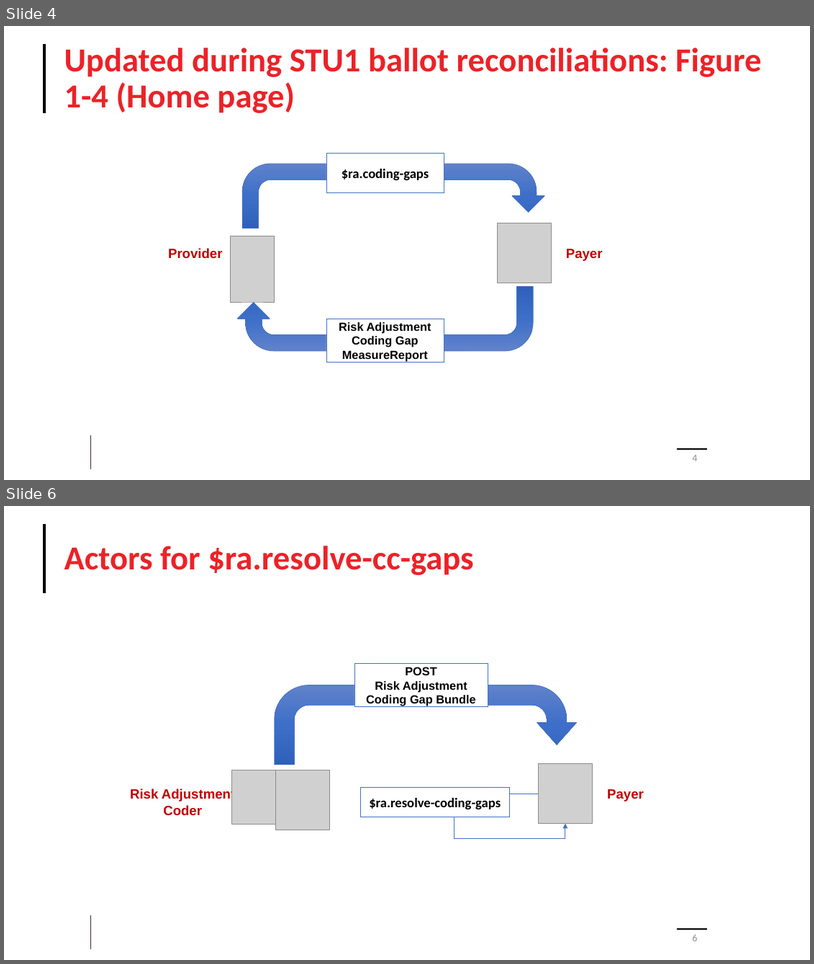
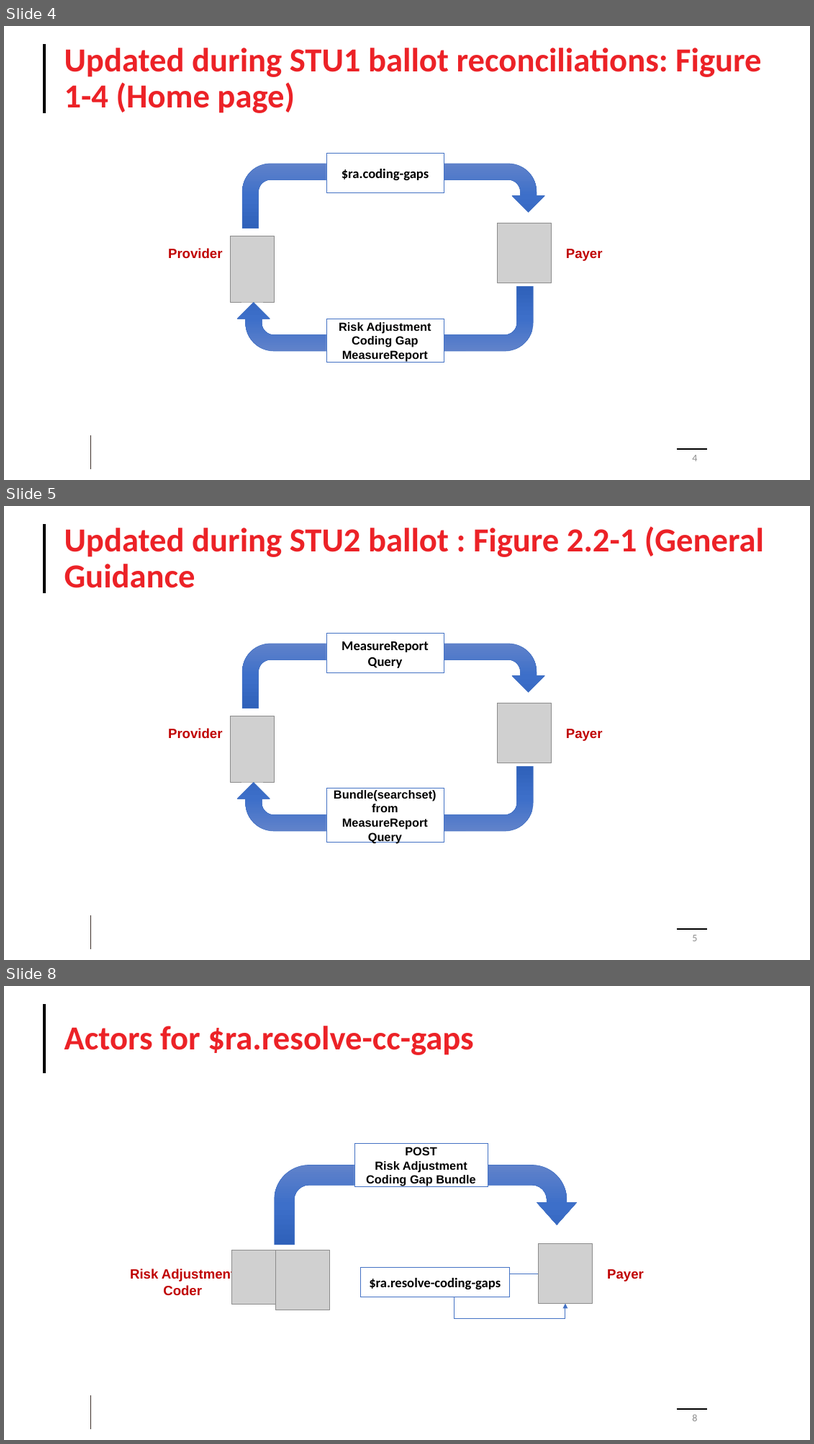
Before and after one commit to HL7/davinci-ra, a slide deck: input/images/Source/Risk Adjustment Images.pptx. Shown one above the other, each under a label of ours: slides 4 and 6 before the commit, slides 4, 5 and 8 after it; the slides between them are not shown. The pictures are 814x964 and 814x1444 pixels, drawn with LibreOffice and Linux fonts; fonts in the diff are those of the drawing; grey boxes stand for pictures; background and template pictures are left out. Boxes give left, top, right and bottom in pixels: in the first picture for what was removed or moved away, otherwise in the second. Text is boxed around its words. In the diff, an @@ line names an element or a change of style, - is before the commit and + after.

Commit message:
Updated for changes to new methodology including General-guidance, Report-generation, Report-query, and Remediation.  Includes updates to images

```diff
--- a/input/images/Source/Risk Adjustment Images.pptx
+++ b/input/images/Source/Risk Adjustment Images.pptx
@@ slide 5 added at <box>4,506,810,960</box>, background #FFFFFF; not listed: 3 template elements that a slide beside it also shows @@
@@ title added at <box>64,526,764,588</box>, 40 pt, text #EC2227, bold @@
+Updated during STU2 ballot : Figure 2.2-1 (General Guidance
@@ rectangle added at <box>327,633,444,672</box>, fill #FFFFFF, outline #4472C4 0.5 pt, 16 pt, text #000000, bold @@
+MeasureReport Query
@@ uturn arrow added at <box>242,644,545,708</box>, fill gradient #6183CB to #3E70CA to #3062BB, outline #4472C4 0.5 pt @@
@@ picture added at <box>231,716,275,782</box> @@
@@ picture added at <box>498,703,551,762</box> @@
@@ text added at <box>168,728,222,739</box>, 16 pt, text #C00000, bold @@
+Provider
@@ text added at <box>566,728,603,741</box>, 16 pt, text #C00000, bold @@
+Payer
@@ uturn arrow added at <box>237,766,533,831</box>, fill gradient #6183CB to #3E70CA to #3062BB, outline #4472C4 0.5 pt @@
@@ rectangle added at <box>327,788,444,842</box>, fill #FFFFFF, outline #4472C4 0.5 pt, 14 pt, text #000000, bold @@
+Bundle(searchset) from MeasureReport Query
@@ page number added at <box>692,934,697,941</box>, 12 pt, text #8C8C8C @@
+5
@@ what was slide 6 is now slide 8 @@
```
Also in this commit, not shown: 2 other slides added, 12 other files.
